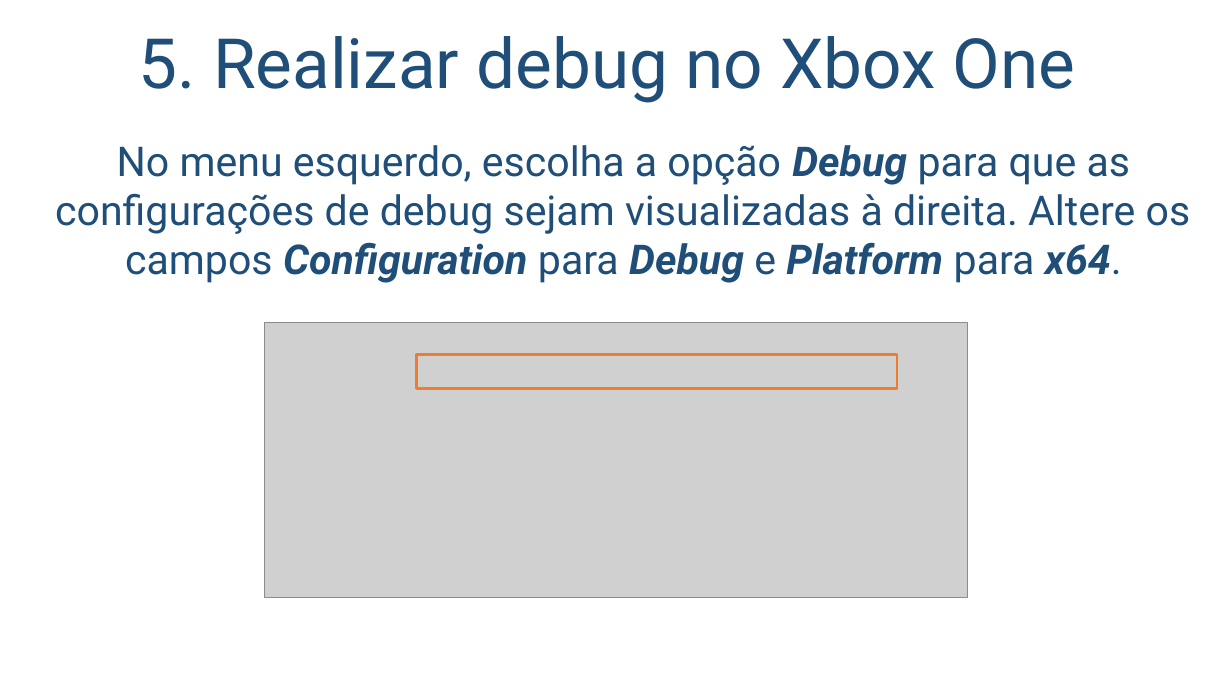
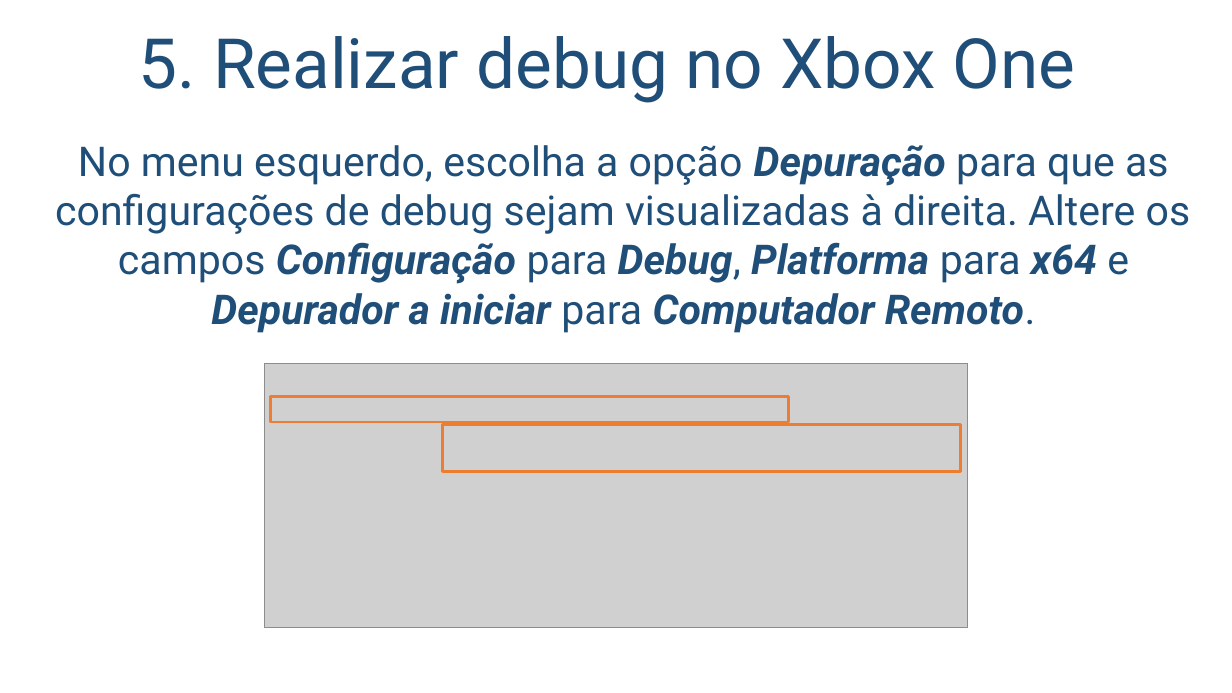
Before and after one commit to salmo-jr/public-slides, a slide deck: slide 17 of building-games-for-XboxOne.pptx. Drawn at 1232x693 pixels with LibreOffice and Linux fonts; fonts in the diff are those of the drawing; grey boxes stand for pictures; background and template pictures are left out. Boxes give left, top, right and bottom in pixels: in the first picture for what was removed or moved away, otherwise in the second. Text is boxed around its words. In the diff, an @@ line names an element or a change of style, - is before the commit and + after.

Commit message:
conclusão das atualizações para 2019

```diff
--- a/building-games-for-XboxOne.pptx
+++ b/building-games-for-XboxOne.pptx
@@ text at (55, 145, 1191, 333): text changed @@
-No menu esquerdo, escolha a opção Debug para que as configurações de debug sejam visualizadas à direita. Altere os campos Configuration para Debug e Platform para x64.
+No menu esquerdo, escolha a opção Depuração para que as configurações de debug sejam visualizadas à direita. Altere os campos Configuração para Debug, Platforma para x64 e Depurador a iniciar para Computador Remoto.
@@ picture: place and size @@
-picture at (264, 323, 968, 598)
+picture at (264, 363, 968, 628)
@@ rectangle: place and size @@
-rectangle at (417, 354, 897, 389)
+rectangle at (270, 396, 788, 422)
@@ rectangle added at (443, 425, 961, 472), outline #ED7D31 2.25 pt @@
```
Also in this commit, not shown: 8 other slides changed.
